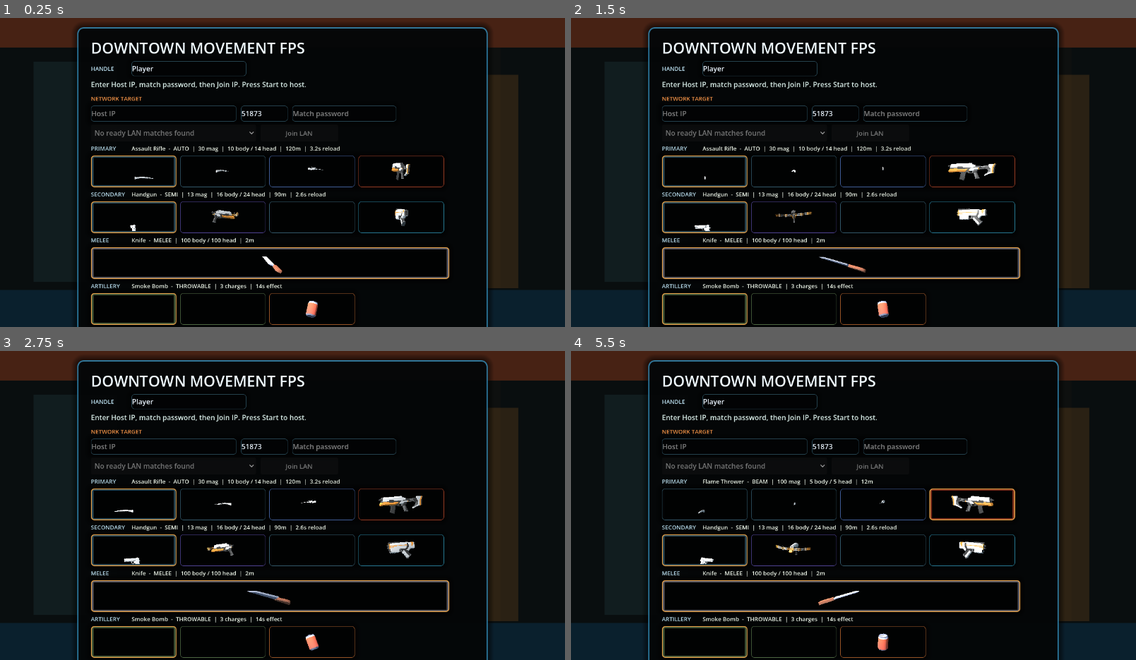
Above: before the commit, frames 1-4 (two rows, left to right).
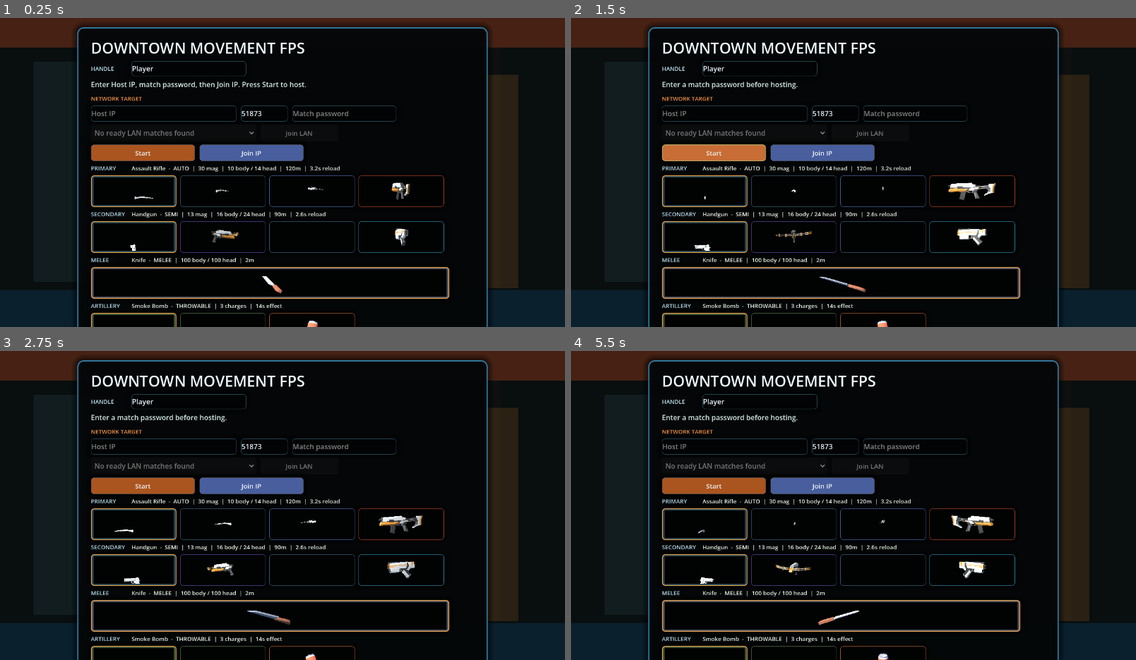
Above: after the commit, the same moments.

Repository: abelhauge/shooter
Game: Godot game, scene res://scenes/app/app_root.tscn
Same seed, same stepped clock (60 frames per second), same inputs: the game is played once before the commit and once after it.
Inputs (mouse positions are in pixels of both pictures, inside the frame that each line leads up to):
- Up to frame 1 (0.25 s): no input
- Up to frame 2 (1.5 s): click (712, 153) at 0.5 s, where only the run after the commit has a clickable "Start"; click (712, 153) at 1.25 s, where only the run after the commit has a clickable "Start"
- Up to frame 3 (2.75 s): click (135, 505) at 2.02 s
- Up to frame 4 (5.5 s): click (791, 505) at 2.77 s; click (881, 505) at 3.52 s; click (706, 524) at 4.27 s; click (972, 505) at 5.02 s

The runs differ from the first frame. In frame 1, 8.9% of the frame differs, in the area x 16-80%, y 40-100%; in frame 2, 9.7%; in frame 3, 9.8%, in the area x 16-80%, y 20-100%; in frame 4, 9.7%.

Commit message:
Show host public IP in lobby and keep host flow in lobby

Diff:
--- a/project.godot
+++ b/project.godot
@@ -102,5 +102,6 @@
 
 [rendering]
 
+renderer/rendering_method="forward_plus"
 textures/vram_compression/import_s3tc_bptc=true
 textures/vram_compression/import_etc2_astc=true
--- a/scripts/app/app_root.gd
+++ b/scripts/app/app_root.gd
@@ -83,6 +83,7 @@
 var _network_arg_requested_host := false
 var _network_arg_requested_join := false
 var _force_lobby_join_override := false
+var _startup_host_lobby_mode := false
 var _startup_lobby_status := ""
 var _startup_host_address := ""
 var _network_password := ""
@@ -162,6 +163,8 @@
 	lobby.name = "LobbyMenu"
 	_clear_active_scene()
 	_active_scene = lobby
+	if _startup_host_lobby_mode and lobby.has_method("set_host_lobby_mode"):
+		lobby.set_host_lobby_mode(true)
 	add_child(lobby)
 	lobby.offline_requested.connect(_on_lobby_offline_requested)
 	lobby.host_requested.connect(_on_lobby_host_requested)
@@ -214,7 +217,12 @@
 		requested_host = true
 		if _local_player_name == "Player":
 			_local_player_name = "Headless Host"
-	if _network_password == "" and (requested_host or join_address != ""):
+	var direct_host_requested := requested_host and _should_direct_host_from_args()
+	if requested_host and not direct_host_requested:
+		_startup_host_lobby_mode = true
+		_startup_lobby_status = "Choose loadout, enter match password, then press Start."
+		return false
+	if _network_password == "" and (direct_host_requested or join_address != ""):
 		_startup_lobby_status = "Enter a match password before hosting or joining."
 		if join_address != "":
 			_force_lobby_join_override = true
@@ -222,7 +230,7 @@
 			printerr("MATCH_PASSWORD_REQUIRED use --password=<password> or SHOOTER_MATCH_PASSWORD for headless hosting")
 			get_tree().quit(1)
 		return false
-	if requested_host:
+	if direct_host_requested:
 		_network_arg_requested_host = true
 		if DisplayServer.get_name() == "headless" and _smoke_test == "" and _verification_capture == "":
 			_persistent_host_requested = true
@@ -249,6 +257,11 @@
 
 func _should_auto_host_headless() -> bool:
 	return DisplayServer.get_name() == "headless" and _smoke_test == "" and _verification_capture == ""
+
+func _should_direct_host_from_args() -> bool:
+	if _smoke_test == "host-lobby":
+		return false
+	return DisplayServer.get_name() == "headless" or _smoke_test != "" or _verification_capture != ""
 
 func _parse_smoke_args() -> void:
 	for arg in OS.get_cmdline_user_args():
@@ -3810,6 +3823,27 @@
 			_finish_smoke_failure("--join override did not prompt for Host IP: %s" % lobby.smoke_get_status())
 			return
 		_finish_smoke_success("bare --join opens manual Host IP/password join prompt")
+	elif _smoke_test == "host-lobby":
+		if not (_active_scene is LobbyMenu):
+			_finish_smoke_failure("host-lobby smoke expected lobby scene")
+			return
+		if _network_session != null and _network_session.is_active():
+			_finish_smoke_failure("bare --host should not start a network session before pressing Start")
+			return
+		var lobby := _active_scene as LobbyMenu
+		if not lobby.smoke_has_manual_network_fields():
+			_finish_smoke_failure("--host lobby is missing manual network/password controls")
+			return
+		if not lobby.smoke_is_host_lobby_mode():
+			_finish_smoke_failure("--host lobby did not enter host mode")
+			return
+		if not lobby.smoke_get_public_ip_text().contains("Public IP"):
+			_finish_smoke_failure("--host lobby did not show public IP/share label: %s" % lobby.smoke_get_public_ip_text())
+			return
+		if not lobby.smoke_get_status().contains("press Start") and not lobby.smoke_get_status().contains("Press Start"):
+			_finish_smoke_failure("--host lobby did not prompt for Start: %s" % lobby.smoke_get_status())
+			return
+		_finish_smoke_success("bare --host opens lobby without password prompt or auto-start")
 	elif _smoke_test == "weapons":
 		if not (_active_scene is LobbyMenu):
 			_finish_smoke_failure("weapons smoke expected lobby scene")
--- a/scripts/frontend/lobby_menu.gd
+++ b/scripts/frontend/lobby_menu.gd
@@ -12,6 +12,7 @@
 const ITCH_TARGET := "abelhauge/shooter"
 const ITCH_PAGE_URL := "https://abelhauge.itch.io/shooter"
 const ITCH_LATEST_URL_TEMPLATE := "https://itch.io/api/1/x/wharf/latest?target=%s&channel_name=%s"
+const PUBLIC_IP_LOOKUP_URL := "https://api.ipify.org"
 const SLOT_WEAPON_ORDER := {
 	&"primary": [&"assault_rifle", &"shotgun", &"sniper", &"flamethrower"],
 	&"secondary": [&"handgun", &"portal_gun", &"lasso", &"taser_gun"],
@@ -20,6 +21,8 @@
 }
 
 var _status_label: Label
+var _network_label: Label
+var _public_ip_label: Label
 var _name_edit: LineEdit
 var _address_edit: LineEdit
 var _port_edit: LineEdit
@@ -31,11 +34,14 @@
 var _ready_button: Button
 var _start_button: Button
 var _update_request: HTTPRequest
+var _public_ip_request: HTTPRequest
 var _update_banner: PanelContainer
 var _update_label: Label
 var _update_button: Button
 var _lan_hosts: Array[Dictionary] = []
 var _public_join_override := false
+var _host_lobby_mode := false
+var _detected_public_ip := ""
 var _latest_itch_version := ""
 var _selected_weapon_by_slot: Dictionary = {}
 var _slot_buttons_by_weapon: Dictionary = {}
@@ -47,7 +53,9 @@
 func _ready() -> void:
 	_build_ui()
 	_load_saved_network_settings()
-	if _address_edit != null and _address_edit.text.strip_edges() == "":
+	if _host_lobby_mode:
+		_apply_host_lobby_mode()
+	elif _address_edit != null and _address_edit.text.strip_edges() == "":
 		set_status("Enter Host IP, match password, then Join IP. Press Start to host.")
 	else:
 		set_status("Enter match password, then Join IP or Start.")
@@ -130,6 +138,16 @@
 
 func smoke_has_manual_network_fields() -> bool:
 	return _address_edit != null and _password_edit != null and _join_ip_button != null and _host_button != null
+
+func smoke_is_host_lobby_mode() -> bool:
+	return _host_lobby_mode
+
+func smoke_get_public_ip_text() -> String:
+	return _public_ip_label.text if _public_ip_label != null else ""
+
+func smoke_force_public_ip(address: String) -> void:
+	_detected_public_ip = _sanitize_public_ip(address)
+	_refresh_public_ip_label()
 
 func smoke_get_lan_host_count() -> int:
 	return _lan_hosts.size()
@@ -229,11 +247,19 @@
 	_status_label.add_theme_color_override("font_color", Color(0.86, 0.94, 0.92, 1.0))
 	box.add_child(_status_label)
 
-	var network_label := Label.new()
-	network_label.text = "NETWORK TARGET"
-	network_label.add_theme_font_size_override("font_size", 13)
-	network_label.add_theme_color_override("font_color", Color(0.96, 0.58, 0.28, 1.0))
-	box.add_child(network_label)
+	_network_label = Label.new()
+	_network_label.text = "NETWORK TARGET"
+	_network_label.add_theme_font_size_override("font_size", 13)
+	_network_label.add_theme_color_override("font_color", Color(0.96, 0.58, 0.28, 1.0))
+	box.add_child(_network_label)
+
+	_public_ip_label = Label.new()
+	_public_ip_label.visible = false
+	_public_ip_label.autowrap_mode = TextServer.AUTOWRAP_WORD_SMART
+	_public_ip_label.custom_minimum_size = Vector2(0, 26)
+	_public_ip_label.add_theme_font_size_override("font_size", 16)
+	_public_ip_label.add_theme_color_override("font_color", Color(0.84, 0.96, 1.0, 1.0))
+	box.add_child(_public_ip_label)
 
 	var network_row := HBoxContainer.new()
 	network_row.add_theme_constant_override("separation", 10)
@@ -250,6 +276,7 @@
 	_port_edit.text = str(NetworkConstants.DEFAULT_PORT)
 	_port_edit.custom_minimum_size = Vector2(106, 36)
 	_style_line_edit(_port_edit)
+	_port_edit.text_changed.connect(_on_port_text_changed)
 	network_row.add_child(_port_edit)
 
 	_password_edit = LineEdit.new()
@@ -275,11 +302,6 @@
 	lan_row.add_child(_join_lan_button)
 	set_lan_hosts([])
 
-	_create_slot_selector(box, "Primary", &"primary")
-	_create_slot_selector(box, "Secondary", &"secondary")
-	_create_slot_selector(box, "Melee", &"melee")
-	_create_slot_selector(box, "Artillery", &"artillery")
-
 	var action_row := GridContainer.new()
 	action_row.columns = 2
 	action_row.add_theme_constant_override("h_separation", 10)
@@ -299,6 +321,11 @@
 	_join_ip_button.custom_minimum_size = Vector2(236, 38)
 	_join_ip_button.pressed.connect(_on_join_pressed)
 	action_row.add_child(_join_ip_button)
+
+	_create_slot_selector(box, "Primary", &"primary")
+	_create_slot_selector(box, "Secondary", &"secondary")
+	_create_slot_selector(box, "Melee", &"melee")
+	_create_slot_selector(box, "Artillery", &"artillery")
 
 	var ready_row := HBoxContainer.new()
 	ready_row.add_theme_constant_override("separation", 10)
@@ -889,6 +916,74 @@
 	if error != OK:
 		push_warning("Could not open itch update page: %s" % error_string(error))
 
+func set_host_lobby_mode(enabled := true) -> void:
+	_host_lobby_mode = enabled
+	if is_node_ready():
+		_apply_host_lobby_mode()
+
+func _apply_host_lobby_mode() -> void:
+	if _network_label != null:
+		_network_label.text = "HOST INFO"
+	if _address_edit != null:
+		_address_edit.visible = false
+	if _join_ip_button != null:
+		_join_ip_button.visible = false
+	if _lan_hosts_option != null:
+		_lan_hosts_option.visible = false
+	if _join_lan_button != null:
+		_join_lan_button.visible = false
+	_refresh_public_ip_label()
+	set_status("Share your Public IP, choose loadout, enter match password, then press Start.")
+	_begin_public_ip_lookup()
+
+func _begin_public_ip_lookup() -> void:
+	if not _host_lobby_mode:
+		return
+	if _public_ip_request != null:
+		return
+	_public_ip_request = HTTPRequest.new()
+	_public_ip_request.name = "PublicIpLookup"
+	_public_ip_request.timeout = 5.0
+	add_child(_public_ip_request)
+	_public_ip_request.request_completed.connect(_on_public_ip_request_completed)
+	var error := _public_ip_request.request(PUBLIC_IP_LOOKUP_URL)
+	if error != OK:
+		_detected_public_ip = ""
+		_refresh_public_ip_label("Public IP lookup failed")
+
+func _on_public_ip_request_completed(result: int, response_code: int, _headers: PackedStringArray, body: PackedByteArray) -> void:
+	if result != HTTPRequest.RESULT_SUCCESS or response_code < 200 or response_code >= 300:
+		_detected_public_ip = ""
+		_refresh_public_ip_label("Public IP lookup failed")
+		return
+	_detected_public_ip = _sanitize_public_ip(body.get_string_from_utf8())
+	_refresh_public_ip_label()
+
+func _sanitize_public_ip(value: String) -> String:
+	var cleaned := value.strip_edges()
+	var allowed := ""
+	for index in range(cleaned.length()):
+		var character := cleaned.substr(index, 1)
+		if (character >= "0" and character <= "9") or character == "." or character == ":":
+			allowed += character
+	return allowed
+
+func _refresh_public_ip_label(prefix := "") -> void:
+	if _public_ip_label == null:
+		return
+	_public_ip_label.visible = _host_lobby_mode
+	var port_text := str(_read_port())
+	if _detected_public_ip != "":
+		_public_ip_label.text = "Public IP: %s:%s" % [_detected_public_ip, port_text]
+	elif prefix != "":
+		_public_ip_label.text = "Public IP: %s. Port: %s" % [prefix, port_text]
+	else:
+		_public_ip_label.text = "Public IP: looking up... Port: %s" % port_text
+
+func _on_port_text_changed(_new_text: String) -> void:
+	if _host_lobby_mode:
+		_refresh_public_ip_label()
+
 func _current_app_version() -> String:
 	var version := String(ProjectSettings.get_setting("application/config/version", "")).strip_edges()
 	return version if version != "" else "0.0.0-dev"
--- /dev/null
+++ b/tools/validate_lobby_host_public_ip.gd
@@ -0,0 +1,63 @@
+extends SceneTree
+
+const LOBBY_SCENE := preload("res://scenes/frontend/lobby_menu.tscn")
+const OUTPUT_PATH := "res://docs/verification/screenshots/lobby_host_public_ip.png"
+const EXPECTED_PUBLIC_IP := "203.0.113.42"
+const EXPECTED_PASSWORD := "host-pass"
+
+var _host_event := {}
+
+func _initialize() -> void:
+	_validate.call_deferred()
+
+func _validate() -> void:
+	OS.set_environment("SHOOTER_DISABLE_NETWORK_SETTINGS", "1")
+	root.size = Vector2i(1280, 720)
+	var lobby: LobbyMenu = LOBBY_SCENE.instantiate()
+	lobby.set_host_lobby_mode(true)
+	root.add_child(lobby)
+	lobby.host_requested.connect(_on_host_requested)
+
+	for _index in range(4):
+		await process_frame
+
+	lobby.smoke_force_public_ip(EXPECTED_PUBLIC_IP)
+	lobby.smoke_set_match_password(EXPECTED_PASSWORD)
+	if not lobby.smoke_is_host_lobby_mode():
+		_fail("host lobby mode was not enabled")
+		return
+	var public_ip_text := lobby.smoke_get_public_ip_text()
+	if not public_ip_text.contains("Public IP") or not public_ip_text.contains(EXPECTED_PUBLIC_IP):
+		_fail("host lobby did not show public IP: %s" % public_ip_text)
+		return
+	if DisplayServer.get_name() != "headless":
+		await RenderingServer.frame_post_draw
+		var error := root.get_texture().get_image().save_png(ProjectSettings.globalize_path(OUTPUT_PATH))
+		if error != OK:
+			_fail("could not save screenshot %s: %s" % [OUTPUT_PATH, error_string(error)])
+			return
+
+	lobby.smoke_press_host(NetworkConstants.DEFAULT_PORT)
+	if _host_event.is_empty():
+		_fail("host lobby did not emit host_requested")
+		return
+	if String(_host_event.get("password", "")) != EXPECTED_PASSWORD:
+		_fail("host lobby emitted wrong password: %s" % str(_host_event))
+		return
+
+	print("LOBBY_HOST_PUBLIC_IP_PASS screenshot=%s public_ip=%s" % [
+		OUTPUT_PATH if DisplayServer.get_name() != "headless" else "skipped-headless",
+		public_ip_text,
+	])
+	quit(0)
+
+func _on_host_requested(port: int, password: String, loadout: Dictionary) -> void:
+	_host_event = {
+		"port": port,
+		"password": password,
+		"loadout": loadout,
+	}
+
+func _fail(message: String) -> void:
+	push_error("Lobby host public IP validation failed: %s" % message)
+	quit(1)
Not shown, changed: docs/fps-technical-spec.md
Not shown, changed: docs/verification/playable-vertical-slice.md
Not shown, changed: run.sh
